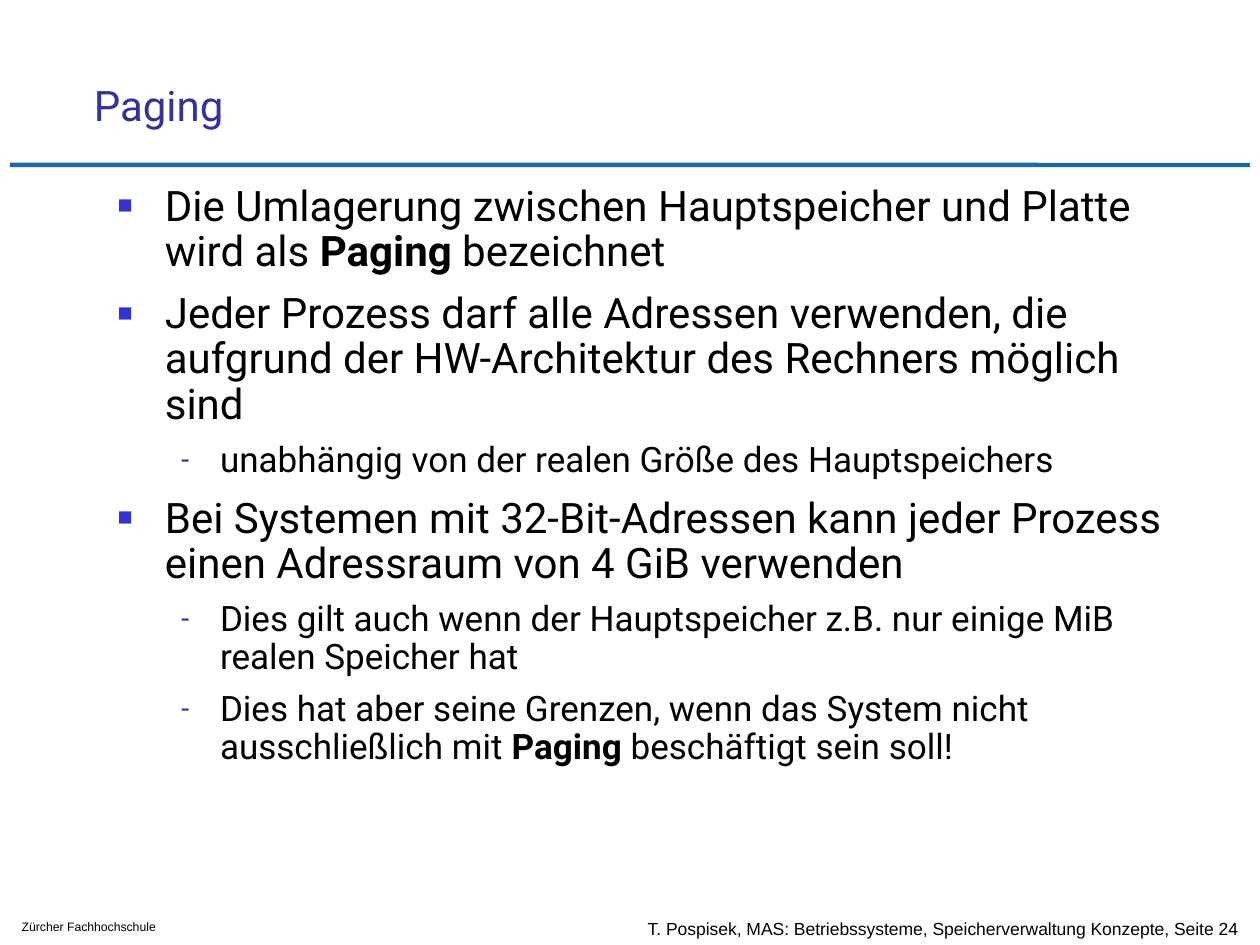
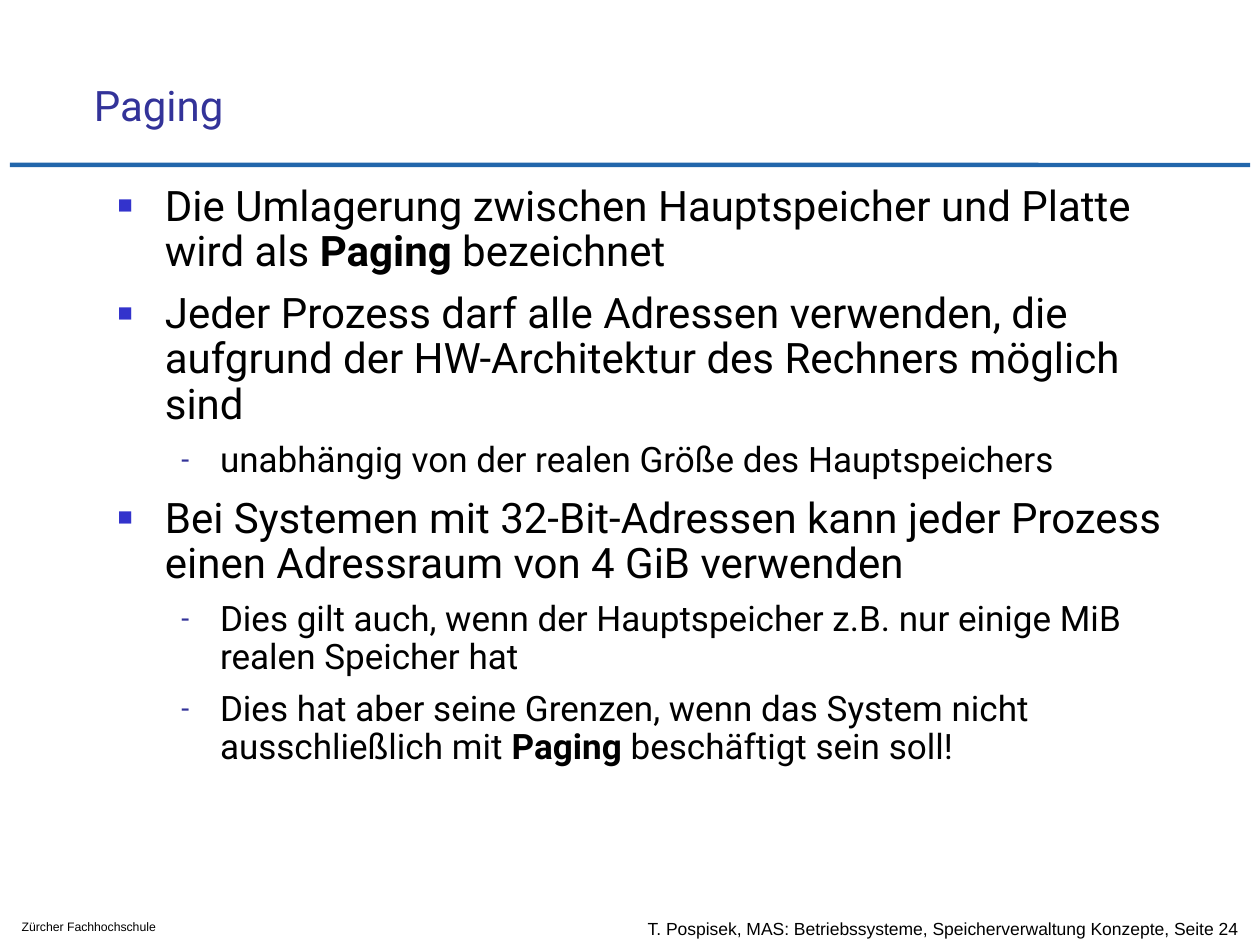
Before and after one commit to tpo/betriebssysteme, a slide deck: slide 24 of 10_Speicherverwaltung_Grundlegende_Konzepte.odp. Drawn at 1260x945 pixels with LibreOffice and Linux fonts; fonts in the diff are those of the drawing; background and template pictures are left out. Boxes give left, top, right and bottom in pixels: in the first picture for what was removed or moved away, otherwise in the second. Text is boxed around its words. In the diff, an @@ line names an element or a change of style, - is before the commit and + after.

```diff
--- a/10_Speicherverwaltung_Grundlegende_Konzepte.odp
+++ b/10_Speicherverwaltung_Grundlegende_Konzepte.odp
@@ text at [220,604,1121,676]: text changed @@
-  – Dies gilt auch wenn der Hauptspeicher z.B. nur einige MiB realen Speicher hat
+  – Dies gilt auch, wenn der Hauptspeicher z.B. nur einige MiB realen Speicher hat
```
Also in this commit, not shown: 1 other file.
